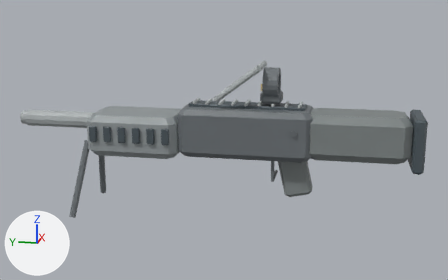
The glTF model assets/models/lmg_body.glb as it was, and as the next commit left it.
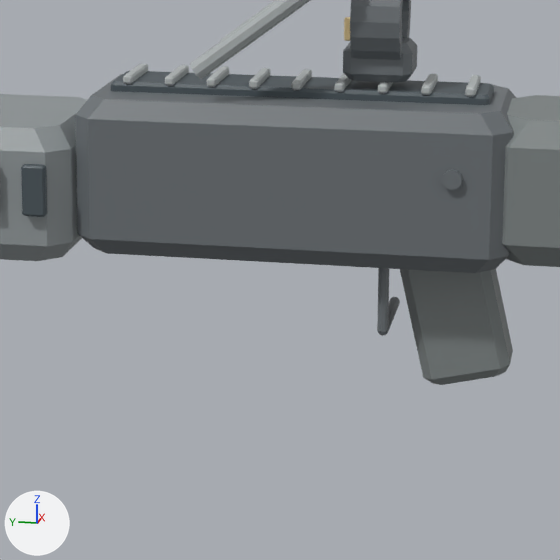
Old and new are each drawn whole from a 50 mm camera at (-2.881, -0.467, 0.667) aimed at (0.012, 0.112, -0.057) and again close up on the part from 34% to 73% of the width and 28% to 90% of the height. Lighting does not change. The marker at lower left points along +X, +Y and +Z. The older version's two pictures come first. Where no turn or scale is listed for an object, it has been applied to the vertices. Vertices at exactly the same position are counted once.

The first close-up shows 'geometry_0'.
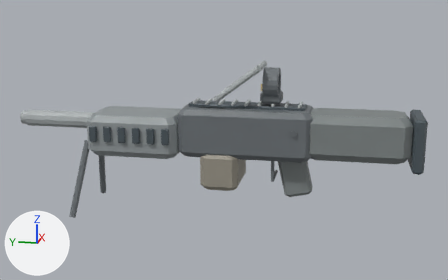
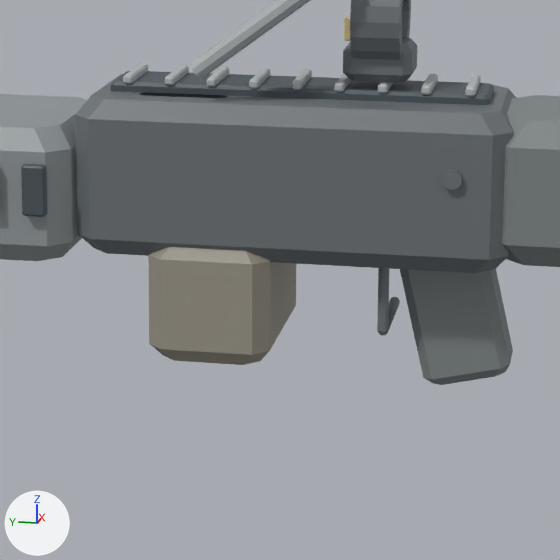
Pixel boxes (x1, y1, x2, y2) of what changed, in the close-ups (560 x 560 px):
part 1 of me_geometry_0, added (mostly hidden)
    after: (140, 92, 228, 98)
part 2 of me_geometry_0, added
    after: (148, 247, 296, 365)

The change, as a list of edits to the scene's bpy script:
```text
Change me_geometry_0:
    used by ob_geometry_0; location = (0.0, 0.0, 0.0)
    remove me_geometry_0.from_pydata(...)  # 1360 vertices, 2564 faces; spans x -0.22..0.21, y -0.82..1.17, z -0.44..0.32
    add me_geometry_0.from_pydata(...)  # 1424 vertices, 2684 faces; spans x -0.22..0.21, y -0.82..1.17, z -0.44..0.32
    me_geometry_0 part 1: the loose piece of 32 vertices spanning x -0.05..0.05, y -0.28..0.27, z 0.1..0.13 is copied, and the copy is scaled about its middle by (1.6, 0.231, 1.82), then moved by (0.0, 0.17, -0.02); it spans x -0.08..0.08, y 0.09..0.23, z 0.06..0.12
    me_geometry_0 part 2: a new loose piece of 32 vertices spanning x -0.14..0.14, y 0.02..0.2, z -0.27..-0.09, in mat_defaultmaterial
```
